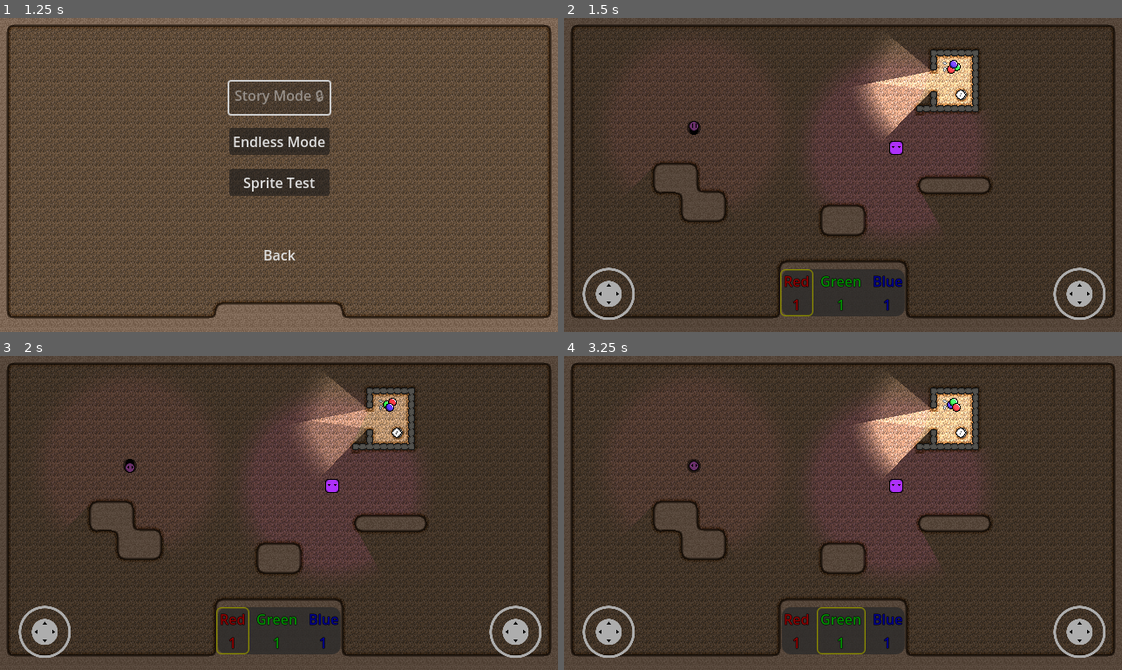
Above: before the commit, frames 1-4 (two rows, left to right).
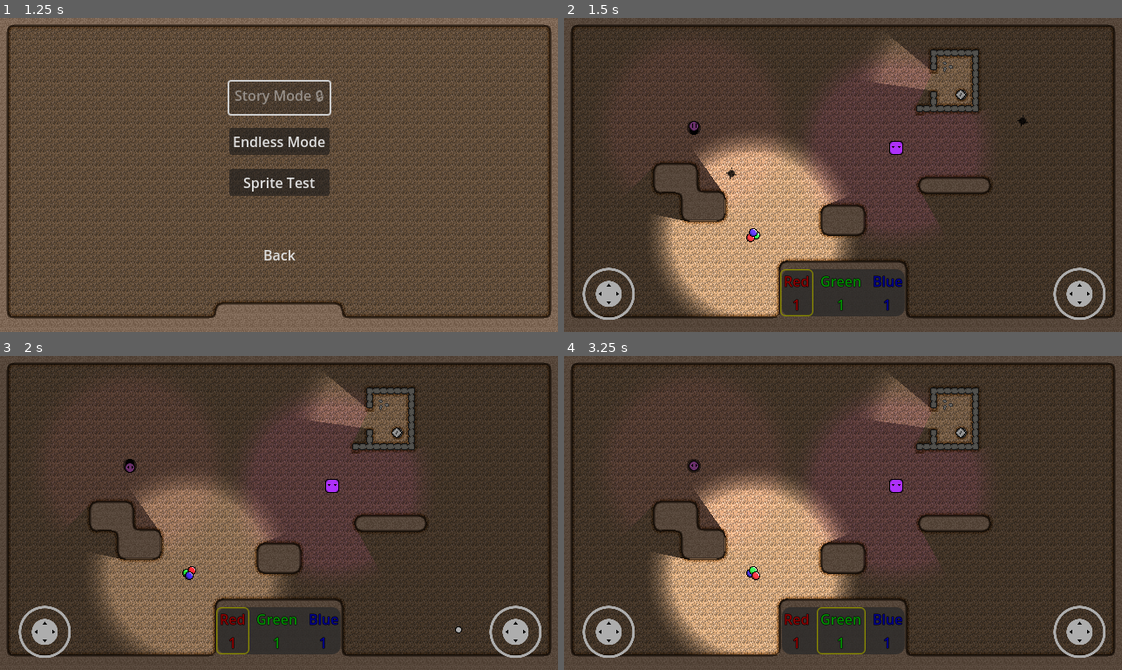
Above: after the commit, the same moments.

Repository: Degenerate-Games/shadows-below
Game: Godot game, scene res://scenes/menus/main_menu.tscn
Same seed, same stepped clock (60 frames per second), same inputs: the game is played once before the commit and once after it.
Inputs (mouse positions are in pixels of both pictures, inside the frame that each line leads up to):
- Up to frame 1 (1.25 s): click (279, 206) at 0.5 s
- Up to frame 2 (1.5 s): click "Sprite Test" at 1.25 s
- Up to frame 3 (2 s): no input
- Up to frame 4 (3.25 s): move the mouse to (965, 497) at 2.02 s; hold L (mixing_ui_right) 2.03-2.75 s; click (965, 497) at 2.17 s; drag from (731, 528) to (954, 406) at 2.77 s

Frame 1 is identical in both runs. In frame 2, 15% of the frame differs, in the area x 15-84%, y 11-96%; in frame 3, 14%; in frame 4, 15%, in the area x 15-74%, y 11-96%.

Commit message:
Add shadows to sprite test

Diff:
--- a/scenes/levels/sprite_Test.tscn
+++ b/scenes/levels/sprite_Test.tscn
@@ -7,14 +7,16 @@
 [ext_resource type="PackedScene" uid="uid://wnst66l3ja5k" path="res://scenes/enemies/enemy_b.tscn" id="5_s72b8"]
 [ext_resource type="PackedScene" uid="uid://cjni8qecs1cia" path="res://scenes/menus/pause_menu.tscn" id="6_fixc8"]
 [ext_resource type="PackedScene" uid="uid://c6lexs8ov1w1b" path="res://scenes/items/key_light.tscn" id="7_lr16h"]
+[ext_resource type="PackedScene" uid="uid://dwkxmxf0odygy" path="res://scenes/items/shadow.tscn" id="8_1uttc"]
 
 [node name="Node2D" type="Node2D"]
 
 [node name="Player" parent="." instance=ExtResource("1_jpdwe")]
-position = Vector2(447, 56)
+position = Vector2(217, 249)
 
-[node name="TileMap" type="TileMap" parent="."]
+[node name="TileMap" type="TileMap" parent="Player"]
 texture_filter = 1
+position = Vector2(-217, -249)
 tile_set = ExtResource("2_5qsv4")
 format = 2
 layer_0/name = "Background"
@@ -41,3 +43,9 @@
 
 [node name="KeyLight" parent="." instance=ExtResource("7_lr16h")]
 position = Vector2(455, 88)
+
+[node name="Shadow" parent="." instance=ExtResource("8_1uttc")]
+position = Vector2(192, 166)
+
+[node name="Shadow2" parent="." instance=ExtResource("8_1uttc")]
+position = Vector2(526, 106)
Not shown: 1 places in scenes/levels/sprite_Test.tscn that only renumber resources
